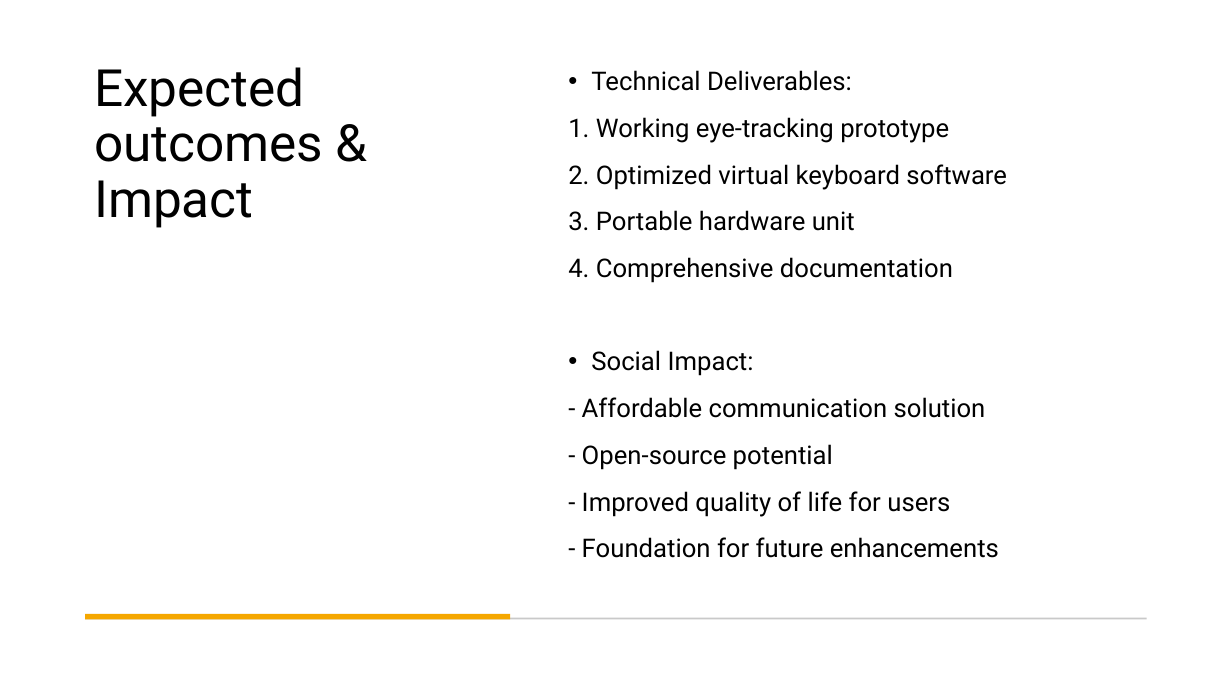
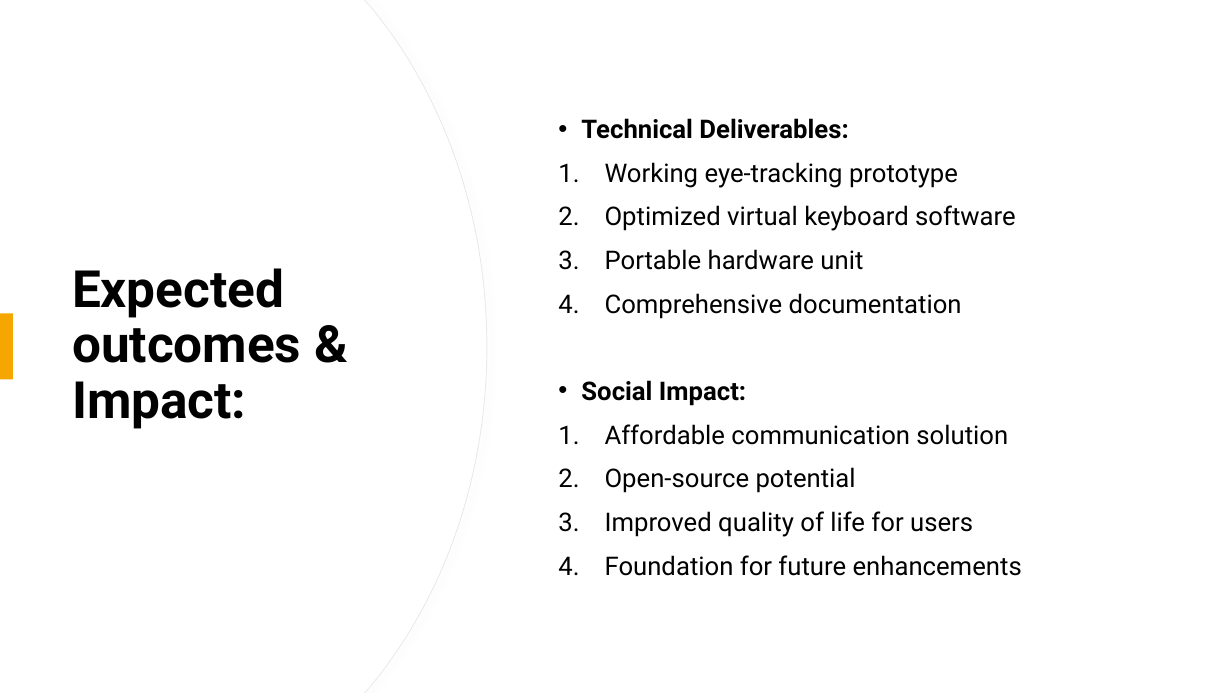
Before and after one commit to BaselMohamed802/EyeTalk, a slide deck: slide 11 of Documentation/Eyetalk Presentation 10-29-2025.pptx. Drawn at 1232x693 pixels with LibreOffice and Linux fonts; fonts in the diff are those of the drawing. Boxes give left, top, right and bottom in pixels: in the first picture for what was removed or moved away, otherwise in the second. Text is boxed around its words. In the diff, an @@ line names an element or a change of style, - is before the commit and + after.

```diff
--- a/Documentation/Eyetalk Presentation 10-29-2025.pptx
+++ b/Documentation/Eyetalk Presentation 10-29-2025.pptx
@@ freeform shape added at (0, 0, 487, 693), fill #FFFFFF, outline #E9E9E9 0.75 pt @@
@@ freeform shape added at (0, 0, 486, 693), fill #FFFFFF @@
@@ title "Expected outcomes & Impact:" at (72, 268, 301, 429): vertical alignment top to middle @@
@@ text "Technical Deliverables:": place and size @@
-text "Technical Deliverables:" at (568, 70, 1007, 558)
+text "Technical Deliverables:" at (581, 118, 1022, 576)
@@ text "Technical Deliverables:" at (581, 118, 1022, 576): vertical alignment top to middle @@
@@ text at (581, 118, 848, 406): bold on in "Technical Deliverables:", "Social Impact:"; line spacing 1.1 to 1 @@
@@ text at (605, 162, 1016, 319): text changed @@
-1. Working eye-tracking prototype
-2. Optimized virtual keyboard software
-3. Portable hardware unit
-4. Comprehensive documentation
+1. Working eye-tracking prototype
+2. Optimized virtual keyboard software
+3. Portable hardware unit
+4. Comprehensive documentation
@@ title at (72, 268, 301, 429): text changed; bold on @@
-Expected outcomes & Impact
+Expected outcomes & Impact:
@@ rectangle added at (0, 313, 13, 380), fill #F5A700 @@
@@ text at (605, 424, 1022, 576): text changed @@
-- Affordable communication solution
-- Open-source potential
-- Improved quality of life for users
-- Foundation for future enhancements
+1. Affordable communication solution
+2. Open-source potential
+3. Improved quality of life for users
+4. Foundation for future enhancements
@@ rectangle removed at (85, 617, 1147, 619) @@
@@ rectangle removed at (85, 614, 510, 619) @@
```
Also in this commit, not shown: 5 other slides changed, 4 slides added, 4 slides removed.
